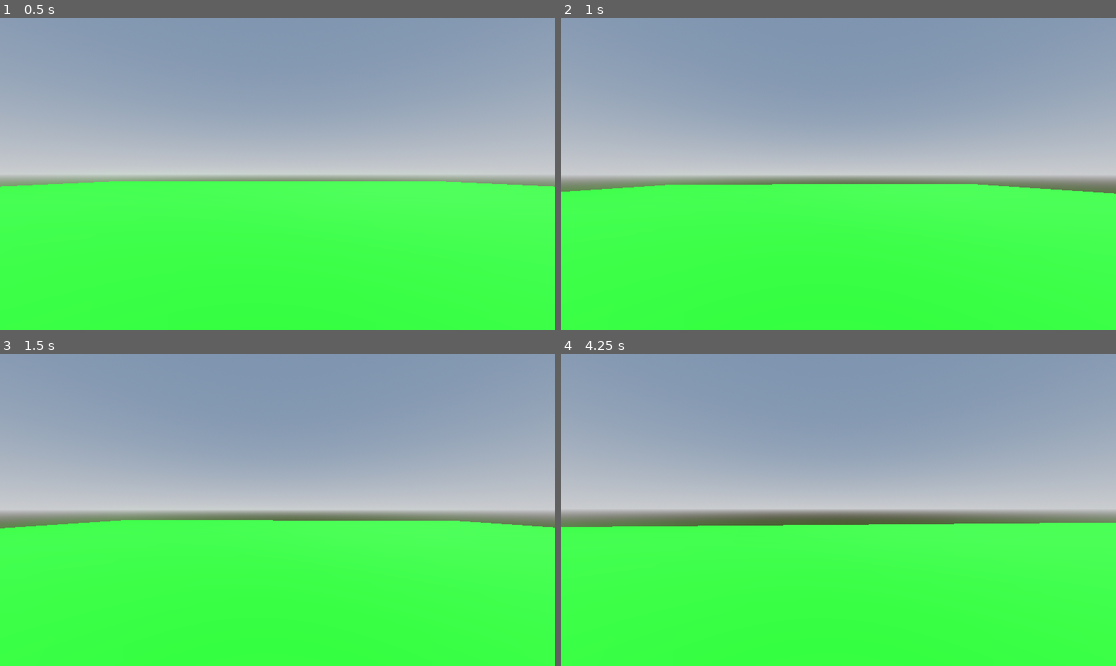
Above: before the commit, frames 1-4 (two rows, left to right).
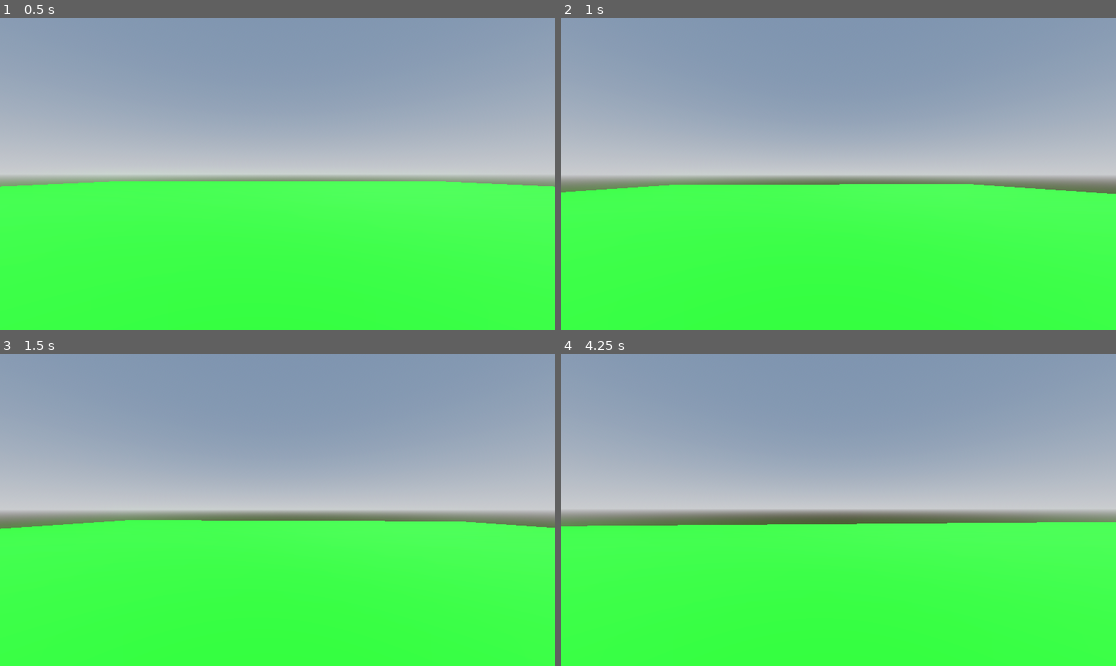
Above: after the commit, the same moments.

Repository: calico-dev/movement-game
Game: Godot game, scene res://world.tscn
Same seed, same stepped clock (60 frames per second), same inputs: the game is played once before the commit and once after it.
Inputs (mouse positions are in pixels of both pictures, inside the frame that each line leads up to):
- Up to frame 1 (0.5 s): no input
- Up to frame 2 (1 s): tap Enter at 0.5 s; move the mouse to (866, 174) at 0.52 s; hold W (forward) from 0.53 s (still down); hold Shift (sprint) from 0.53 s (still down); tap Space (jump) at 0.77 s
- Up to frame 3 (1.5 s): keep holding W (forward); move the mouse to (249, 510) at 1.27 s; release Shift (sprint) at 1.28 s; tap Shift (sprint) at 1.35 s
- Up to frame 4 (4.25 s): keep holding W (forward); tap Space (jump) at 1.52, 3.02, 3.77 s; move the mouse to (849, 503) at 2.02 s; hold Shift (sprint) 2.03-2.78 s; move the mouse to (832, 516) at 2.77 s; tap Shift (sprint) at 2.85 s; move the mouse to (877, 513) at 3.52 s; hold Shift (sprint) from 3.53 s (still down)

Frame 1 is identical in both runs. In frame 2, less than 0.1% of the frame differs, in the area x 0-100%, y 53-57%; in frame 3, 0.1%; in frame 4, 0.3%, in the area x 0-100%, y 53-56%.

Commit message:
Removed Headbobbing
Doesn't fit within the style of movement I'm going for

Diff:
--- a/player.gd
+++ b/player.gd
@@ -19,8 +19,9 @@
 # Camera and Raycast variables
 @onready var head = $Head
 @onready var camera = $Head/Camera3D
-@onready var below_ledge = $Head/ledge_check/below_ledge
-@onready var above_ledge = $Head/ledge_check/above_ledge
+@onready var below_ledge = $Head/Camera3D/ledge_check/below_ledge
+@onready var above_ledge = $Head/Camera3D/ledge_check/above_ledge
+@onready var body = $MeshInstance3D
 
 # Capture mouse in game window
 func _ready():
@@ -45,14 +46,6 @@
 	elif event.is_action_pressed("menu"):
 		Input.set_mouse_mode(Input.MOUSE_MODE_CAPTURED)
 		set_physics_process(true)
-
-# Head bob function
-func _headbob(time) -> Vector3:
-	var pos = Vector3.ZERO
-	pos.y = sin(time * BOB_FREQ) * BOB_AMP
-	pos.x = cos(time * BOB_FREQ / 2) * BOB_AMP
-	return pos
-
 
 func _physics_process(delta: float) -> void:
 	# Add the gravity.
@@ -85,14 +78,6 @@
 		velocity.x = lerp(velocity.x, direction.x * speed, delta * 2.0)
 		velocity.z = lerp(velocity.z, direction.z * speed, delta * 2.0)
 
-	# Headbob
-	if velocity.length() > 0 and direction != Vector3.ZERO:
-		t_bob += delta * velocity.length() * float(is_on_floor())
-		camera.transform.origin = _headbob(t_bob)
-	else:
-		camera.transform.origin = lerp(camera.transform.origin, original_camera_y, delta * 5.0)
-		t_bob = 0.00
-
 	# FOV
 	var velocity_clamped = clamp(velocity.length(), 0.5, SPRINT_SPEED * 1.3)
 	var target_fov = BASE_FOV + FOV_CHANGE + velocity_clamped
--- a/world.tscn
+++ b/world.tscn
@@ -62,15 +62,15 @@
 
 [node name="Camera3D" type="Camera3D" parent="CharacterBody3D/Head"]
 
-[node name="ledge_check" type="Node3D" parent="CharacterBody3D/Head"]
+[node name="ledge_check" type="Node3D" parent="CharacterBody3D/Head/Camera3D"]
 transform = Transform3D(1, 0, 0, 0, 1, 0, 0, 0, 1, 0, -1.9963981, 0)
 
-[node name="above_ledge" type="RayCast3D" parent="CharacterBody3D/Head/ledge_check"]
+[node name="above_ledge" type="RayCast3D" parent="CharacterBody3D/Head/Camera3D/ledge_check"]
 transform = Transform3D(1, 0, 0, 0, 1, 0, 0, 0, 1, 0, 1.936002, 0)
 target_position = Vector3(0, 0, 0.75)
 collide_with_areas = true
 
-[node name="below_ledge" type="RayCast3D" parent="CharacterBody3D/Head/ledge_check"]
+[node name="below_ledge" type="RayCast3D" parent="CharacterBody3D/Head/Camera3D/ledge_check"]
 transform = Transform3D(1, 0, 0, 0, 1, 0, 0, 0, 1, 0, 0.9673054, 0)
 target_position = Vector3(0, 0, 0.75)
 collide_with_areas = true
